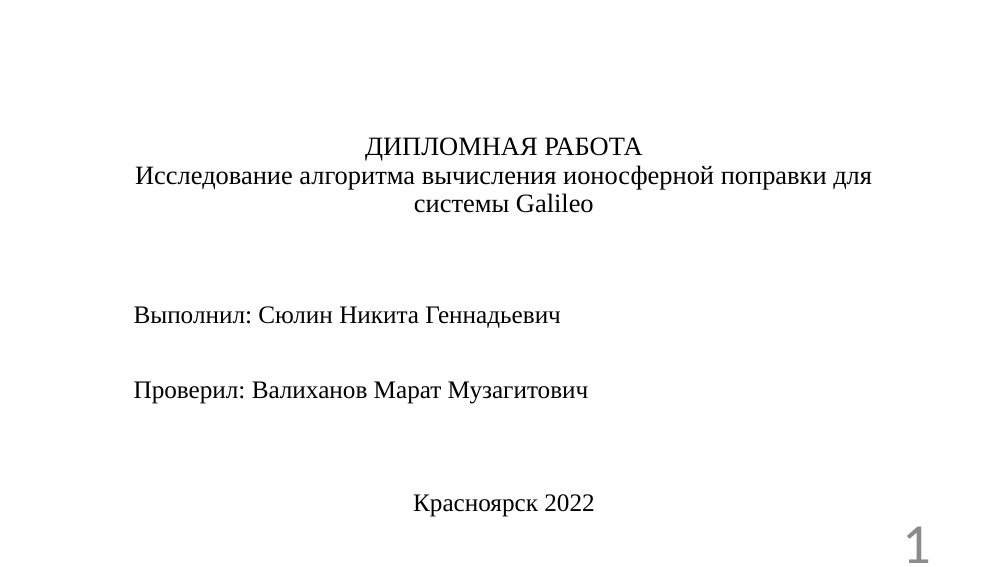
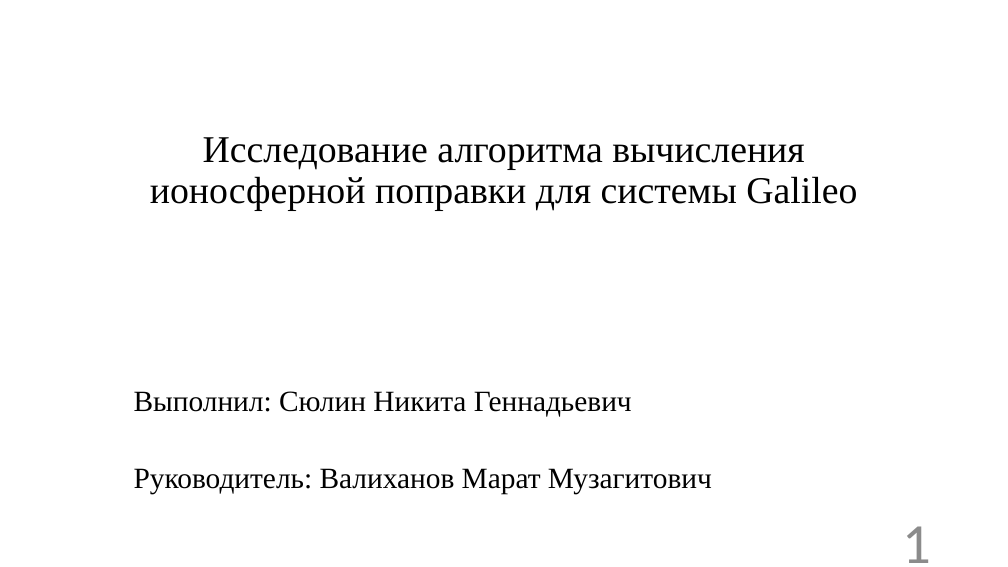
Before and after one commit to SaraFarron/------, a slide deck: slide 1 of Исследование алгоритма вычисления ионосферной поправки для системы Galileo.pptx. Drawn at 1008x567 pixels with LibreOffice and Linux fonts; fonts in the diff are those of the drawing. Boxes give left, top, right and bottom in pixels: in the first picture for what was removed or moved away, otherwise in the second. Text is boxed around its words. In the diff, an @@ line names an element or a change of style, - is before the commit and + after.

```diff
--- a/Исследование алгоритма вычисления ионосферной поправки для системы Galileo.pptx
+++ b/Исследование алгоритма вычисления ионосферной поправки для системы Galileo.pptx
@@ title at bbox=[150, 137, 857, 211]: text changed; size 25.2 to 36 pt @@
-ДИПЛОМНАЯ РАБОТА
-Исследование алгоритма вычисления ионосферной поправки для системы Galileo
+Исследование алгоритма вычисления ионосферной поправки для системы Galileo
@@ subtitle "Выполнил: Сюлин Никита Геннадьевич": place and size @@
-subtitle "Выполнил: Сюлин Никита Геннадьевич" at bbox=[134, 306, 594, 517]
+subtitle "Выполнил: Сюлин Никита Геннадьевич" at bbox=[134, 391, 712, 494]
@@ subtitle at bbox=[134, 391, 632, 417]: size 24 to 28 pt in "Выполнил: Сюлин Никита Геннадьевич"; line spacing 0.9 to 0.8 @@
@@ subtitle at bbox=[134, 468, 712, 494]: text changed; size 24 to 28 pt @@
-Проверил: Валиханов Марат Музагитович
-Красноярск 2022
+Руководитель: Валиханов Марат Музагитович
```
Also in this commit, not shown: 4 other slides changed, 1 slide removed, 1 other file.
